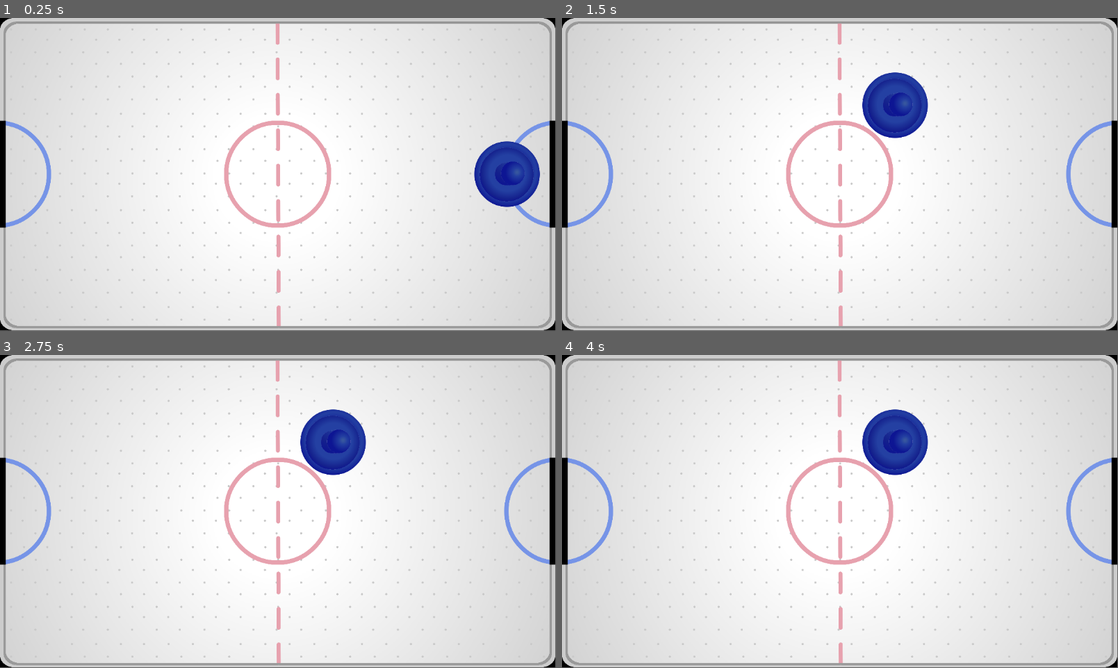
Above: before the commit, frames 1-4 (two rows, left to right).
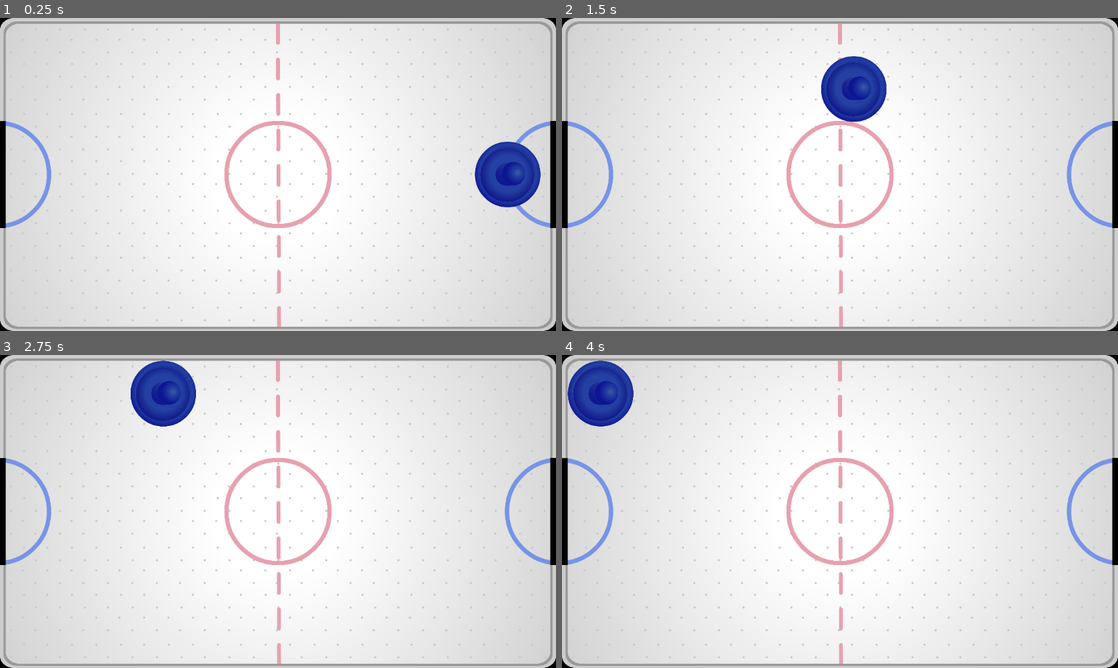
Above: after the commit, the same moments.

Repository: anamidev/air-hockey
Game: Godot game, scene res://scenes/game.tscn
Two runs of this game, one before a commit and one after it. Both use one fixed random seed, a clock stepped at 60 frames per second and the inputs below.
Inputs (mouse positions are in pixels of both pictures, inside the frame that each line leads up to):
- Up to frame 1 (0.25 s): no input
- Up to frame 2 (1.5 s): tap Enter at 0.5 s; drag from (1067, 174) to (895, 105) at 0.52 s; drag from (728, 190) to (812, 237) at 1.27 s
- Up to frame 3 (2.75 s): move the mouse to (333, 442) at 2.02 s; press the mouse at (333, 442) at 2.03 s
- Up to frame 4 (4 s): release the mouse at (895, 442) at 2.75 s; drag from (812, 574) to (673, 464) at 2.77 s; move the mouse to (1006, 558) at 3.52 s; press the mouse at (1006, 558) at 3.53 s
In our replay, the window is 799x449 before the commit and 800x450 after it. These sizes can differ from the game's own. Grey fills any space a smaller window leaves; there, only what the larger window draws over its background counts as a difference.

The runs differ from the first frame. In frame 1, 1.6% of the frame differs, in the area x 0-100%, y 0-100%; in frame 2, 4.6%; in frame 3, 5.4%; in frame 4, 5.4%.

Commit message:
Player now uses 2D physics and collisions

Diff:
--- a/project.godot
+++ b/project.godot
@@ -15,6 +15,10 @@
 config/features=PackedStringArray("4.2", "Mobile")
 config/icon="res://assets/icon.svg"
 
+[display]
+
+window/stretch/mode="viewport"
+
 [dotnet]
 
 project/assembly_name="Game_air_hockey"
@@ -27,12 +31,6 @@
 ]
 }
 
-[physics]
-
-2d/default_gravity=2.08165e-12
-2d/default_gravity_vector=Vector2(2.08165e-12, 2.08165e-12)
-2d/default_linear_damp=0.5
-
 [rendering]
 
 renderer/rendering_method="mobile"
--- a/scenes/game.tscn
+++ b/scenes/game.tscn
@@ -7,14 +7,35 @@
 [sub_resource type="RectangleShape2D" id="RectangleShape2D_kp7ph"]
 size = Vector2(1152, 34)
 
+[sub_resource type="RectangleShape2D" id="RectangleShape2D_j77k3"]
+size = Vector2(1152, 31)
+
+[sub_resource type="RectangleShape2D" id="RectangleShape2D_l6u8d"]
+size = Vector2(33, 201)
+
+[sub_resource type="RectangleShape2D" id="RectangleShape2D_h4yy0"]
+size = Vector2(32.8911, 204)
+
+[sub_resource type="RectangleShape2D" id="RectangleShape2D_ltlic"]
+size = Vector2(33, 201)
+
+[sub_resource type="RectangleShape2D" id="RectangleShape2D_opjwr"]
+size = Vector2(36, 204)
+
+[sub_resource type="RectangleShape2D" id="RectangleShape2D_ch8l2"]
+size = Vector2(32, 220)
+
+[sub_resource type="RectangleShape2D" id="RectangleShape2D_nxg8c"]
+size = Vector2(35, 220)
+
 [sub_resource type="CircleShape2D" id="CircleShape2D_bsw1p"]
-radius = 70.0286
+radius = 68.0294
 
 [node name="Node2D" type="Node2D"]
 
 [node name="Arena" type="Node2D" parent="."]
 
-[node name="Color" type="ColorRect" parent="Arena"]
+[node name="FillingColor" type="ColorRect" parent="Arena"]
 offset_right = 1152.0
 offset_bottom = 648.0
 mouse_filter = 1
@@ -37,6 +58,73 @@
 position = Vector2(0, -7)
 shape = SubResource("RectangleShape2D_kp7ph")
 
+[node name="Bottom" type="Node2D" parent="Arena/Borders"]
+position = Vector2(579, 649)
+
+[node name="StaticBody2D" type="StaticBody2D" parent="Arena/Borders/Bottom"]
+
+[node name="CollisionShape2D" type="CollisionShape2D" parent="Arena/Borders/Bottom/StaticBody2D"]
+position = Vector2(-3, 5.5)
+shape = SubResource("RectangleShape2D_j77k3")
+
+[node name="RightTop" type="Node2D" parent="Arena/Borders"]
+position = Vector2(1150, 22)
+
+[node name="StaticBody2D" type="StaticBody2D" parent="Arena/Borders/RightTop"]
+
+[node name="CollisionShape2D" type="CollisionShape2D" parent="Arena/Borders/RightTop/StaticBody2D"]
+position = Vector2(6.5, 90.5)
+shape = SubResource("RectangleShape2D_l6u8d")
+
+[node name="RightBottom" type="Node2D" parent="Arena/Borders"]
+position = Vector2(1150, 537)
+
+[node name="StaticBody2D" type="StaticBody2D" parent="Arena/Borders/RightBottom"]
+
+[node name="CollisionShape2D" type="CollisionShape2D" parent="Arena/Borders/RightBottom/StaticBody2D"]
+position = Vector2(6.55444, 0)
+shape = SubResource("RectangleShape2D_h4yy0")
+
+[node name="LeftTop" type="Node2D" parent="Arena/Borders"]
+position = Vector2(2, 22)
+
+[node name="StaticBody2D" type="StaticBody2D" parent="Arena/Borders/LeftTop"]
+
+[node name="CollisionShape2D" type="CollisionShape2D" parent="Arena/Borders/LeftTop/StaticBody2D"]
+position = Vector2(-6.5, 90.5)
+shape = SubResource("RectangleShape2D_ltlic")
+
+[node name="Node2D" type="Node2D" parent="Arena/Borders"]
+position = Vector2(2, 629)
+
+[node name="StaticBody2D" type="StaticBody2D" parent="Arena/Borders/Node2D"]
+
+[node name="CollisionShape2D" type="CollisionShape2D" parent="Arena/Borders/Node2D/StaticBody2D"]
+position = Vector2(-8, -92)
+shape = SubResource("RectangleShape2D_opjwr")
+
+[node name="Gates" type="Node2D" parent="Arena"]
+
+[node name="Right" type="Node2D" parent="Arena/Gates"]
+position = Vector2(1151, 321)
+
+[node name="StaticBody2D" type="StaticBody2D" parent="Arena/Gates/Right"]
+
+[node name="CollisionShape2D" type="CollisionShape2D" parent="Arena/Gates/Right/StaticBody2D"]
+position = Vector2(5, 3)
+shape = SubResource("RectangleShape2D_ch8l2")
+debug_color = Color(0.905882, 0.298039, 0.14902, 0.419608)
+
+[node name="Left" type="Node2D" parent="Arena/Gates"]
+position = Vector2(2, 320)
+
+[node name="StaticBody2D" type="StaticBody2D" parent="Arena/Gates/Left"]
+
+[node name="CollisionShape2D" type="CollisionShape2D" parent="Arena/Gates/Left/StaticBody2D"]
+position = Vector2(-7.5, 4)
+shape = SubResource("RectangleShape2D_nxg8c")
+debug_color = Color(0.94902, 0.227451, 0, 0.419608)
+
 [node name="Player" type="CharacterBody2D" parent="."]
 position = Vector2(1052, 324)
 input_pickable = true
--- a/scripts/Player.gd
+++ b/scripts/Player.gd
@@ -1,13 +1,12 @@
 extends CharacterBody2D
+
+
+const VELOCITY_MOD := 15.0
 
 
 var is_hovered = false
 var is_dragged = false
-
-
-func _process(delta):
-	if is_dragged:
-		global_position = get_global_mouse_position()
+var last_mouse_position = Vector2(0,0)
 
 
 func _on_mouse_entered():
@@ -21,5 +20,14 @@
 func _on_input_event(viewport, event, shape_idx):
 	if is_hovered and Input.is_action_pressed("mouse_left_click"):
 		is_dragged = true
-	else:
+
+
+func _process(delta):
+	if is_dragged:
+		last_mouse_position = get_local_mouse_position()
+
+	if not Input.is_action_pressed("mouse_left_click"):
 		is_dragged = false
+
+	velocity = last_mouse_position * VELOCITY_MOD
+	move_and_slide()
Not shown: 1 places in scenes/game.tscn that only renumber resources
